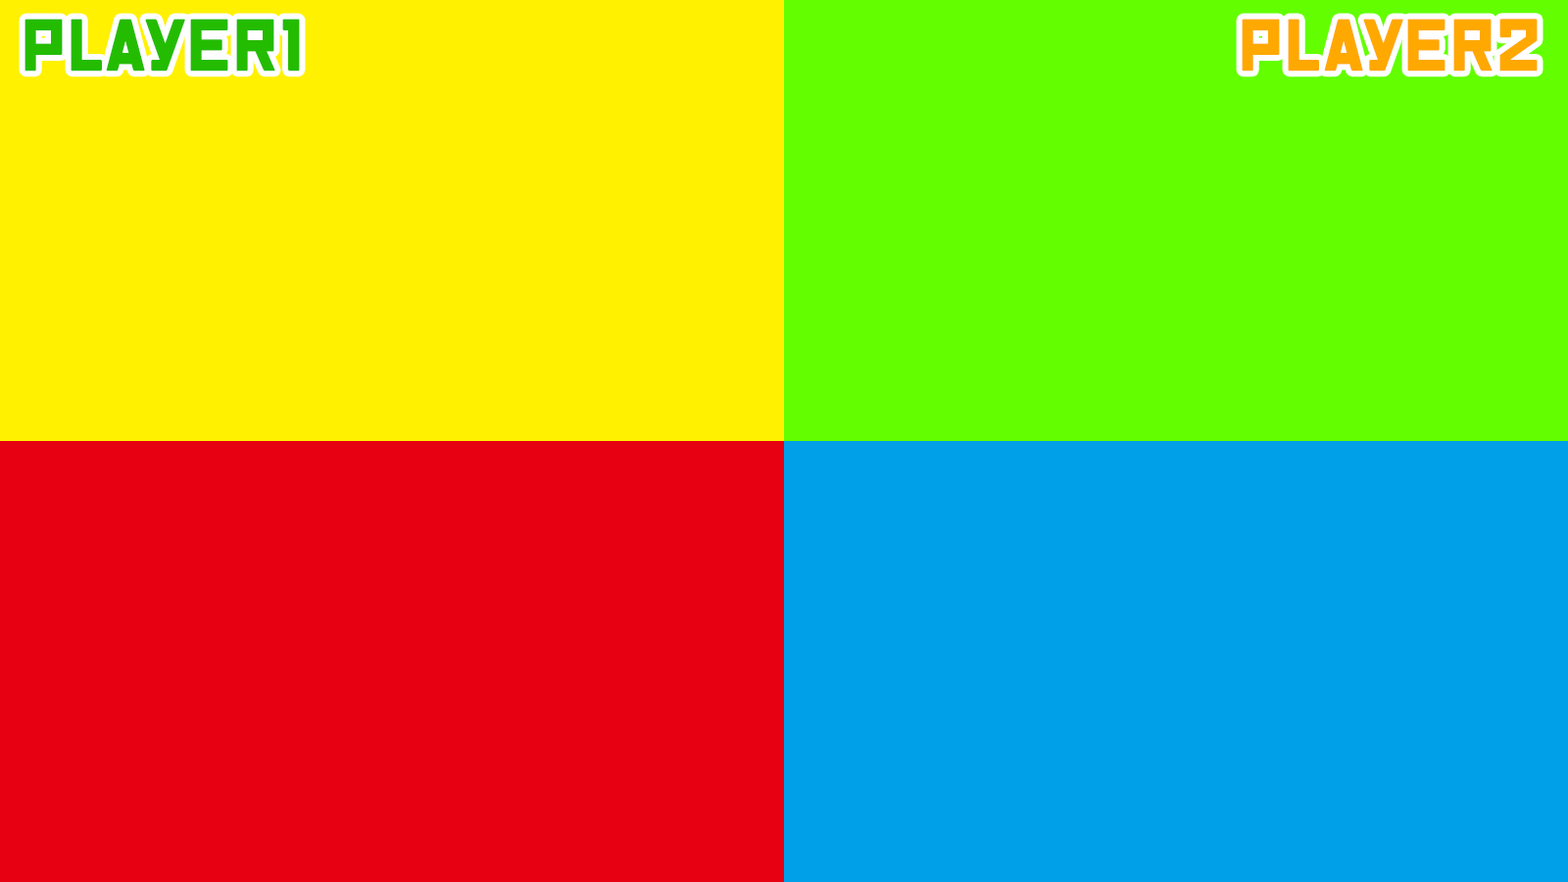
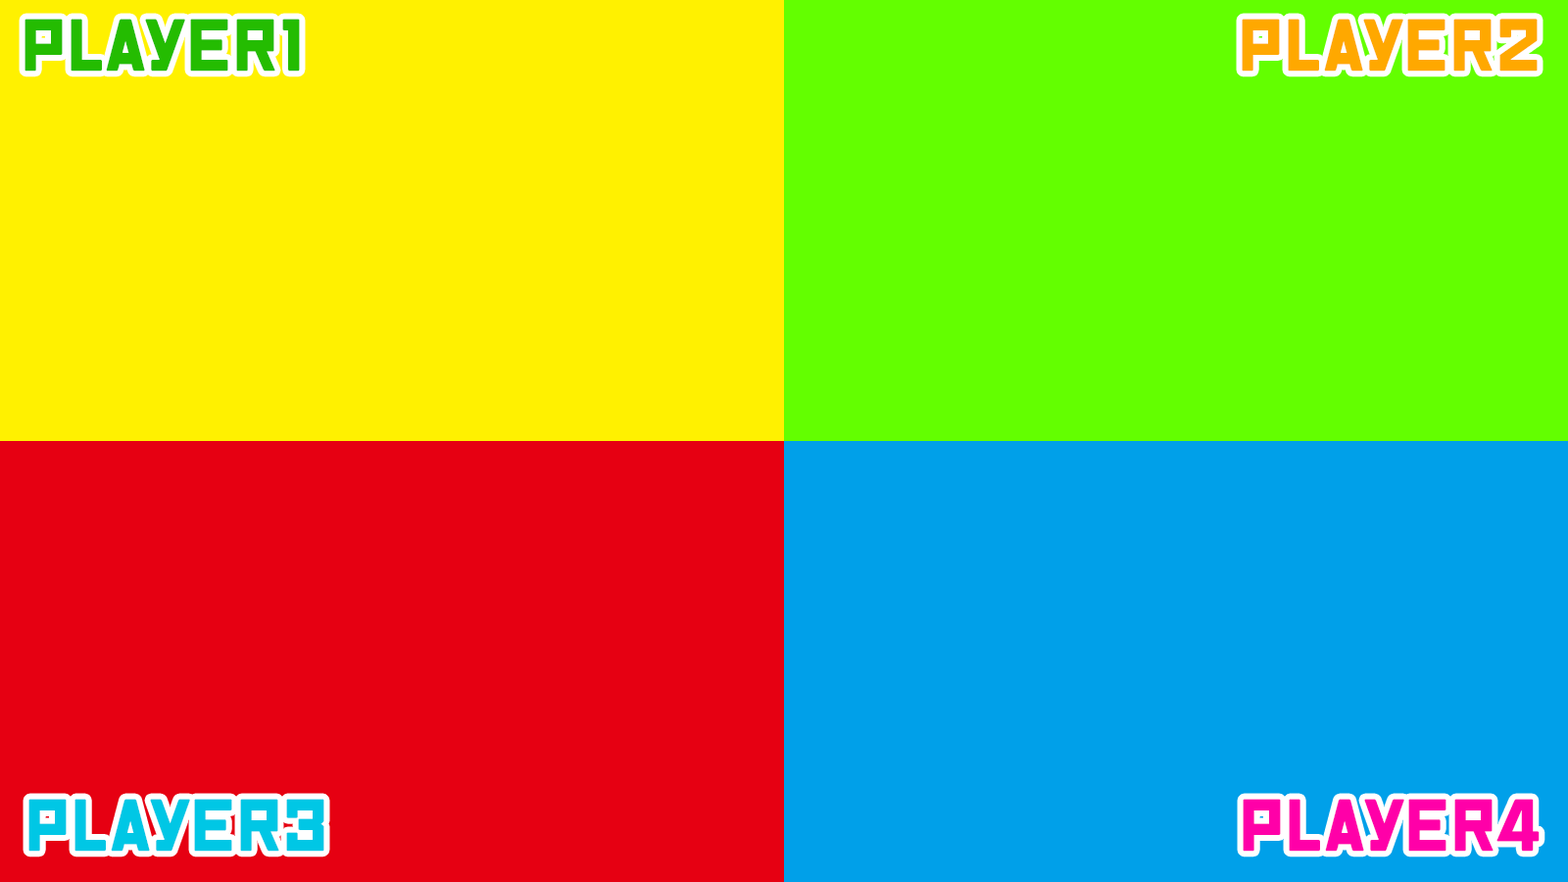
Revision of a layered w=1568, h=882 image; what changed, layer by layer:
added layer "Player4" above "Player3" over bbox(1242, 798, 1540, 852)
added layer "Player3" above "Player2" over bbox(28, 798, 325, 852)